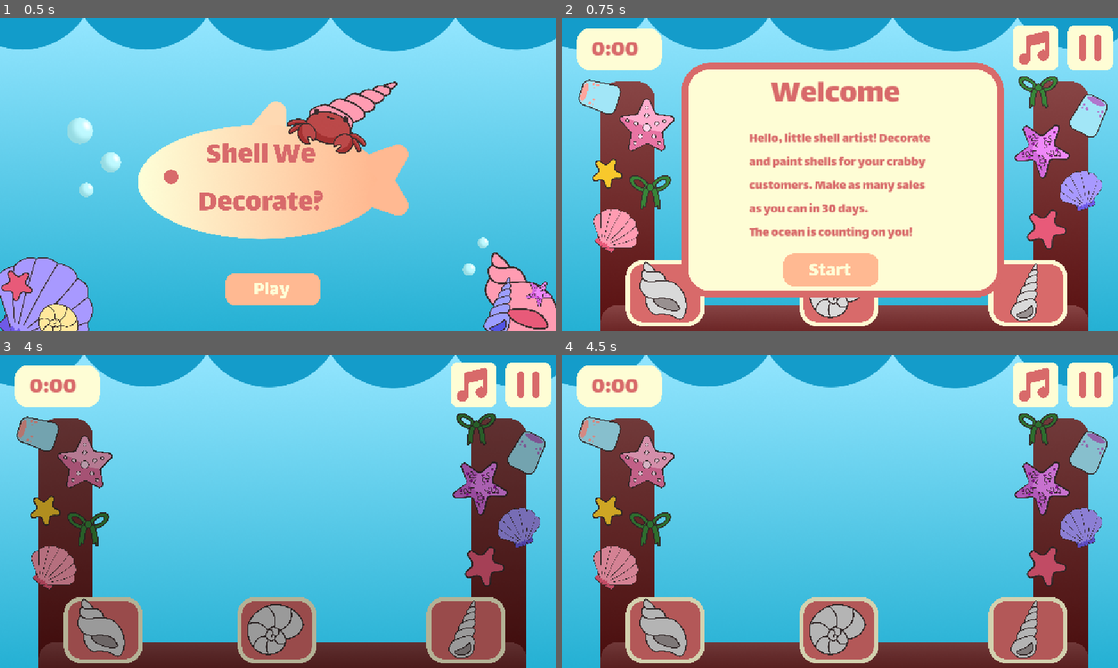
Above: before the commit, frames 1-4 (two rows, left to right).
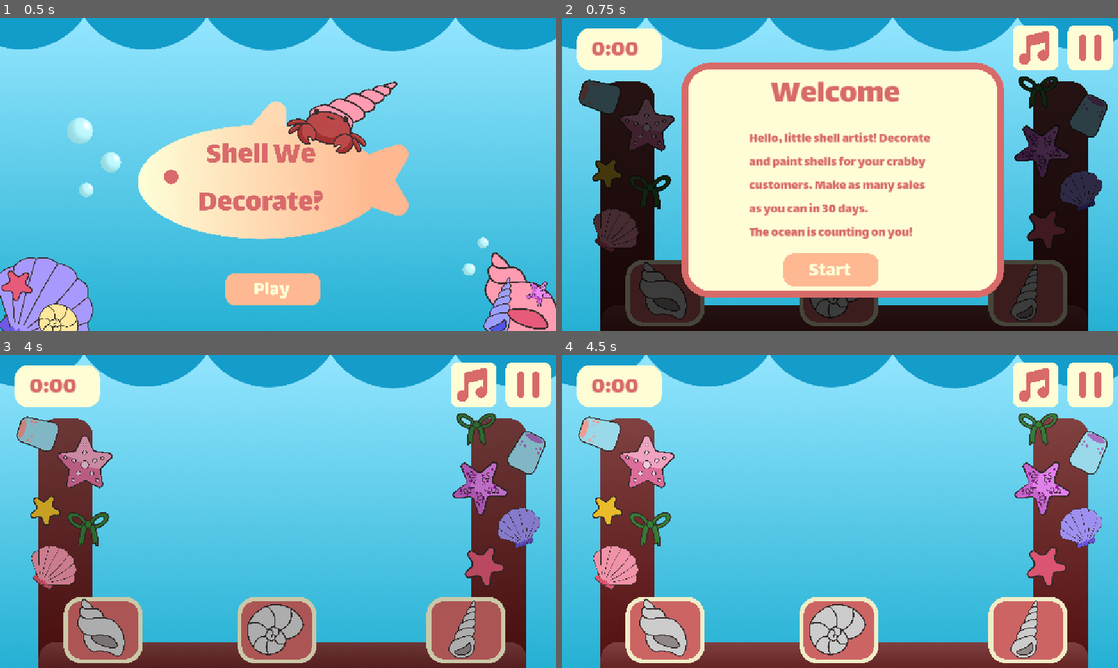
Above: after the commit, the same moments.

Repository: vishyyyyyyyyy/shell-we-decorate
Game: Godot game, scene res://scenes/menu.tscn
Same seed, same stepped clock (60 frames per second), same inputs: the game is played once before the commit and once after it.
Inputs (mouse positions are in pixels of both pictures, inside the frame that each line leads up to):
- Up to frame 1 (0.5 s): no input
- Up to frame 2 (0.75 s): tap Enter at 0.5 s; move the mouse to (834, 287) at 0.52 s; hold Right from 0.53 s (still down); tap Alt at 0.6 s; click (834, 287) at 0.67 s
- Up to frame 3 (4 s): tap Space at 1.25 s; move the mouse to (100, 630) at 1.27 s; release Right at 1.28 s; hold Down 1.28-2.03 s; tap Shift at 1.35, 2.85 s; click (100, 630) at 1.42 s; tap Enter at 2 s; move the mouse to (266, 605) at 2.02 s; hold Right 2.03-2.78 s; tap Alt at 2.1, 3.6 s; click (266, 605) at 2.17 s; move the mouse to (250, 574) at 2.77 s; hold Up 2.78-3.53 s; click (250, 574) at 2.92 s; move the mouse to (444, 558) at 3.52 s; hold Left from 3.53 s (still down); click (444, 558) at 3.67 s
- Up to frame 4 (4.5 s): keep holding Left; move the mouse to (673, 464) at 4.27 s; tap Shift at 4.35 s; click (673, 464) at 4.42 s

Frame 1 is identical in both runs. In frame 2, 25% of the frame differs, in the area x 3-99%, y 18-100%; in frame 3, less than 0.1%; in frame 4, 9.8%.

Commit message:
fix edge case: wrong order request visible

Diff:
--- a/new-game-project/scenes/game.tscn
+++ b/new-game-project/scenes/game.tscn
@@ -296,7 +296,7 @@
 
 [sub_resource type="Animation" id="Animation_pr1ej"]
 resource_name = "fadeinday"
-length = 3.0
+length = 2.5
 tracks/0/type = "value"
 tracks/0/imported = false
 tracks/0/enabled = true
@@ -304,7 +304,7 @@
 tracks/0/interp = 1
 tracks/0/loop_wrap = true
 tracks/0/keys = {
-"times": PackedFloat32Array(0, 3),
+"times": PackedFloat32Array(0, 2.5),
 "transitions": PackedFloat32Array(1, 1),
 "update": 0,
 "values": [Color(0.2757, 0.2757, 0.2757, 1), Color(1, 1, 1, 1)]
@@ -316,7 +316,7 @@
 tracks/1/interp = 1
 tracks/1/loop_wrap = true
 tracks/1/keys = {
-"times": PackedFloat32Array(0, 3),
+"times": PackedFloat32Array(0, 2.5),
 "transitions": PackedFloat32Array(1, 1),
 "update": 0,
 "values": [Color(0.27451, 0.27451, 0.27451, 1), Color(1, 1, 1, 1)]
@@ -328,7 +328,7 @@
 tracks/2/interp = 1
 tracks/2/loop_wrap = true
 tracks/2/keys = {
-"times": PackedFloat32Array(0, 3),
+"times": PackedFloat32Array(0, 2.5),
 "transitions": PackedFloat32Array(1, 1),
 "update": 0,
 "values": [Color(0.27451, 0.27451, 0.27451, 1), Color(1, 1, 1, 1)]
@@ -375,6 +375,7 @@
 [node name="Crab" type="CanvasLayer" parent="."]
 
 [node name="CanvasModulate" type="CanvasModulate" parent="Crab"]
+color = Color(0.2757, 0.2757, 0.2757, 1)
 
 [node name="shell1" type="Sprite2D" parent="Crab"]
 visible = false
@@ -467,6 +468,7 @@
 
 [node name="CanvasModulate" type="CanvasModulate" parent="orderrequest"]
 visible = false
+color = Color(0.27451, 0.27451, 0.27451, 1)
 
 [node name="orderbubble" type="Sprite2D" parent="orderrequest"]
 visible = false
@@ -567,6 +569,7 @@
 [node name="stand" type="CanvasLayer" parent="."]
 
 [node name="CanvasModulate" type="CanvasModulate" parent="stand"]
+color = Color(0.27451, 0.27451, 0.27451, 1)
 
 [node name="stand" type="Sprite2D" parent="stand"]
 position = Vector2(584.969, 410.875)
@@ -1026,7 +1029,7 @@
 theme_override_colors/font_color = Color(0.847059, 0.415686, 0.415686, 1)
 theme_override_fonts/font = ExtResource("29_sgl2t")
 theme_override_font_sizes/font_size = 130
-text = "100"
+text = "150"
 horizontal_alignment = 1
 vertical_alignment = 1
 metadata/_edit_use_anchors_ = true
@@ -1058,7 +1061,7 @@
 theme_override_colors/font_color = Color(0.847059, 0.415686, 0.415686, 1)
 theme_override_fonts/font = ExtResource("29_sgl2t")
 theme_override_font_sizes/font_size = 130
-text = "100"
+text = "150"
 horizontal_alignment = 1
 vertical_alignment = 1
 metadata/_edit_use_anchors_ = true
@@ -1090,7 +1093,7 @@
 theme_override_colors/font_color = Color(0.847059, 0.415686, 0.415686, 1)
 theme_override_fonts/font = ExtResource("29_sgl2t")
 theme_override_font_sizes/font_size = 130
-text = "100"
+text = "150"
 horizontal_alignment = 1
 vertical_alignment = 1
 metadata/_edit_use_anchors_ = true
@@ -1220,7 +1223,7 @@
 theme_override_colors/font_color = Color(0.847059, 0.415686, 0.415686, 1)
 theme_override_fonts/font = ExtResource("29_sgl2t")
 theme_override_font_sizes/font_size = 130
-text = "400"
+text = "500"
 horizontal_alignment = 1
 vertical_alignment = 1
 metadata/_edit_use_anchors_ = true
@@ -1249,7 +1252,6 @@
 text = "0"
 
 [node name="Pearl" type="Sprite2D" parent="end day"]
-visible = false
 position = Vector2(68, 59)
 scale = Vector2(0.137302, 0.137302)
 texture = ExtResource("10_sww3w")
--- a/new-game-project/scenes/menu.tscn
+++ b/new-game-project/scenes/menu.tscn
@@ -19,66 +19,6 @@
 
 [sub_resource type="Animation" id="Animation_7jp70"]
 length = 0.001
-tracks/0/type = "value"
-tracks/0/imported = false
-tracks/0/enabled = true
-tracks/0/path = NodePath("AnimationPlayer/Bubble:position")
-tracks/0/interp = 1
-tracks/0/loop_wrap = true
-tracks/0/keys = {
-"times": PackedFloat32Array(0),
-"transitions": PackedFloat32Array(1),
-"update": 0,
-"values": [Vector2(179, 358)]
-}
-tracks/1/type = "value"
-tracks/1/imported = false
-tracks/1/enabled = true
-tracks/1/path = NodePath("AnimationPlayer/Bubble2:position")
-tracks/1/interp = 1
-tracks/1/loop_wrap = true
-tracks/1/keys = {
-"times": PackedFloat32Array(0),
-"transitions": PackedFloat32Array(1),
-"update": 0,
-"values": [Vector2(226, 300)]
-}
-tracks/2/type = "value"
-tracks/2/imported = false
-tracks/2/enabled = true
-tracks/2/path = NodePath("AnimationPlayer/Bubble3:position")
-tracks/2/interp = 1
-tracks/2/loop_wrap = true
-tracks/2/keys = {
-"times": PackedFloat32Array(0),
-"transitions": PackedFloat32Array(1),
-"update": 0,
-"values": [Vector2(168, 236)]
-}
-tracks/3/type = "value"
-tracks/3/imported = false
-tracks/3/enabled = true
-tracks/3/path = NodePath("AnimationPlayer/Bubble4:position")
-tracks/3/interp = 1
-tracks/3/loop_wrap = true
-tracks/3/keys = {
-"times": PackedFloat32Array(0),
-"transitions": PackedFloat32Array(1),
-"update": 0,
-"values": [Vector2(966.978, 518.031)]
-}
-tracks/4/type = "value"
-tracks/4/imported = false
-tracks/4/enabled = true
-tracks/4/path = NodePath("AnimationPlayer/Bubble5:position")
-tracks/4/interp = 1
-tracks/4/loop_wrap = true
-tracks/4/keys = {
-"times": PackedFloat32Array(0),
-"transitions": PackedFloat32Array(1),
-"update": 0,
-"values": [Vector2(1004, 467)]
-}
 
 [sub_resource type="Animation" id="Animation_i42df"]
 resource_name = "float"
--- a/new-game-project/scripts/game.gd
+++ b/new-game-project/scripts/game.gd
@@ -71,7 +71,7 @@
 		current_hour = new_hour
 		timerlabel.text = "%02d:00" % current_hour
 
-	if current_hour >= 24:
+	if current_hour >= 24 and day_active:
 		end_day()
 
 
@@ -87,9 +87,12 @@
 
 
 func on_crab_finished():
-	$stand/customizepanel/panel/purple.visible=false
-	$stand/customizepanel/panel2/yellow.visible=false
-	$stand/customizepanel/panel3/pink.visible=false
+	current_order["shape"] = ""
+	current_order["color"] = "none"
+
+	selected_shell_id = -1
+	selected_color = "none"
+	hide_customize_colors()
 	for item in purple_shells:
 		item.visible = false
 	for item in yellow_shells:
@@ -107,7 +110,7 @@
 	await get_tree().create_timer(0.8).timeout
 
 	# ONLY spawn another crab if the day is still going
-	if current_hour < 23 and crab_present == false:
+	if day_active:
 		spawn_crab()
 
 
@@ -190,6 +193,7 @@
 
 
 func respawn_crab():
+	hide_order_request()
 	crab_present = false
 	order_completed = true
 
@@ -273,6 +277,7 @@
 
 
 func _on_shell_selected(shell_id):
+
 	$stand/customizepanel/CollisionShape2D.disabled = true
 	$stand/customizepanel/CollisionShape2D2.disabled = true
 	$stand/customizepanel/CollisionShape2D3.disabled = true
@@ -330,7 +335,8 @@
 		purple_shells[i].position = shells[i].position
 		yellow_shells[i].position = shells[i].position
 		pink_shells[i].position = shells[i].position
-	print(selected_shell_id)
+	#print(selected_shell_id)
+
 	# hide prev colors first!!
 	for item in purple_shells:
 		item.visible = false
@@ -352,43 +358,25 @@
 	elif selected_color == "pink":
 		pink_shells[selected_shell_id].visible = true
 
-
-
-
 func check_order() -> void:
 	if selected_shell_id < 0 or selected_shell_id >= shells.size():
 		return
 
+	hide_order_request()
+
 	$stand/customizepanel/CollisionShape2D2.disabled=true
 	$stand/customizepanel/CollisionShape2D.disabled=true
 	$stand/customizepanel/CollisionShape2D3.disabled=true
 
 	var selected_shell_shape = shells[selected_shell_id].name
 	var order_shape = current_order["shape"]
-
-	$orderrequest/ordershell3.visible=false
-	$orderrequest/ordershell2.visible=false
-	$orderrequest/ordershell1.visible=false
-	$orderrequest/ordershell1/purple.visible=false
-	$orderrequest/ordershell1/yellow.visible=false
-	$orderrequest/ordershell1/pink.visible=false
-	$orderrequest/ordershell2/purple.visible=false
-	$orderrequest/ordershell2/yellow.visible=false
-	$orderrequest/ordershell2/pink.visible=false
-	$orderrequest/ordershell3/purple.visible=false
-	$orderrequest/ordershell3/yellow.visible=false
-	$orderrequest/ordershell3/pink.visible=false
-
 	var order_color = current_order["color"]
-
 	var color_match = (order_color == "none" or selected_color == order_color)
 
 	if selected_shell_shape == order_shape and color_match:
 		print("happy")
 		if order_failed:
-			$stand/customizepanel/panel/purple.visible=false
-			$stand/customizepanel/panel2/yellow.visible=false
-			$stand/customizepanel/panel3/pink.visible=false
+			hide_customize_colors()
 			$orderrequest/pearls.visible=true
 			$orderrequest/Pearl.visible=true
 			Global.daily_pearls += 5
@@ -403,15 +391,15 @@
 			face.visible = false
 			Global.daily_pearls += 10
 			$orderrequest/pearls.text = "10"
+		hide_order_request()
 		await get_tree().create_timer(2).timeout
-		$stand/customizepanel/panel/purple.visible=false
-		$stand/customizepanel/panel2/yellow.visible=false
-		$stand/customizepanel/panel3/pink.visible=false
+		hide_customize_colors()
 		$orderrequest/pearls.visible=false
 		$orderrequest/Pearl.visible=false
 		$orderrequest/orderbubble.visible=false
 		Global.daily_shells +=1
 		$AnimationPlayer.play("crableave")
+		hide_order_request()
 		await $AnimationPlayer.animation_finished
 		on_crab_finished()
 
@@ -423,21 +411,71 @@
 		face.visible = true
 		face.texture = sad
 		await get_tree().create_timer(2).timeout
-		$stand/customizepanel/panel/purple.visible=false
-		$stand/customizepanel/panel2/yellow.visible=false
-		$stand/customizepanel/panel3/pink.visible=false
+		hide_customize_colors()
 		reset_ui()
+		hide_all_crab_upgrades()
 		face.visible = false
 		$orderrequest/orderbubble.visible = true
 
-		if order_shape == "shell1":
-			$orderrequest/ordershell1.visible = true
-		elif order_shape == "shell2":
-			$orderrequest/ordershell2.visible = true
-		elif order_shape == "shell3":
-			$orderrequest/ordershell3.visible = true
-
-
-		$stand/customizepanel/CollisionShape2D2.disabled = false
-		$stand/customizepanel/CollisionShape2D.disabled = false
-		$stand/customizepanel/CollisionShape2D3.disabled = false
+	if current_order["shape"] == "shell1" :
+			$orderrequest/ordershell1.visible=true
+			if current_order["color"]== "purple":
+				$orderrequest/ordershell1/purple.visible=true
+			elif current_order["color"]== "yellow":
+				$orderrequest/ordershell1/yellow.visible=true
+			elif current_order["color"] == "pink":
+				$orderrequest/ordershell1/pink.visible=true
+	if current_order["shape"] == "shell2":
+		$orderrequest/ordershell2.visible=true
+		if current_order["color"]== "purple":
+			$orderrequest/ordershell2/purple.visible=true
+		elif current_order["color"]== "yellow":
+			$orderrequest/ordershell2/yellow.visible=true
+		elif current_order["color"] == "pink":
+			$orderrequest/ordershell2/pink.visible=true
+	if current_order["shape"] == "shell3":
+		$orderrequest/ordershell3.visible=true
+		if current_order["color"]== "purple":
+			$orderrequest/ordershell3/purple.visible=true
+		elif current_order["color"]== "yellow":
+			$orderrequest/ordershell3/yellow.visible=true
+		elif current_order["color"] == "pink":
+			$orderrequest/ordershell3/pink.visible=true
+
+	$stand/customizepanel/CollisionShape2D2.disabled = false
+	$stand/customizepanel/CollisionShape2D.disabled = false
+	$stand/customizepanel/CollisionShape2D3.disabled = false
+
+
+func hide_order_request():
+	$orderrequest/ordershell3.visible=false
+	$orderrequest/ordershell2.visible=false
+	$orderrequest/ordershell1.visible=false
+	$orderrequest/ordershell1/purple.visible=false
+	$orderrequest/ordershell1/yellow.visible=false
+	$orderrequest/ordershell1/pink.visible=false
+	$orderrequest/ordershell2/purple.visible=false
+	$orderrequest/ordershell2/yellow.visible=false
+	$orderrequest/ordershell2/pink.visible=false
+	$orderrequest/ordershell3/purple.visible=false
+	$orderrequest/ordershell3/yellow.visible=false
+	$orderrequest/ordershell3/pink.visible=false
+
+func hide_all_crab_upgrades():
+	$Crab/shell1.visible=false
+	$Crab/shell2.visible=false
+	$Crab/shell3.visible=false
+	$Crab/purple1.visible=false
+	$Crab/purple2.visible=false
+	$Crab/purple3.visible=false
+	$Crab/yellow1.visible=false
+	$Crab/yellow2.visible=false
+	$Crab/yellow3.visible=false
+	$Crab/pink1.visible=false
+	$Crab/pink2.visible=false
+	$Crab/pink3.visible=false
+
+func hide_customize_colors():
+	$stand/customizepanel/panel/purple.visible=false
+	$stand/customizepanel/panel2/yellow.visible=false
+	$stand/customizepanel/panel3/pink.visible=false
--- a/new-game-project/scripts/global.gd
+++ b/new-game-project/scripts/global.gd
@@ -9,19 +9,15 @@
 	"bow": false
 }
 
-
-
 var day := 0
 var shells_sold := 0
 var daily_shells :=0
 var pearls_earned := 0
-var daily_pearls :=600
-
-# Called when the node enters the scene tree for the first time.
-func _ready() -> void:
-	pass # Replace with function body.
+var daily_pearls := 0
 
 
-# Called every frame. 'delta' is the elapsed time since the previous frame.
+func _ready() -> void:
+	pass
+
 func _process(delta: float) -> void:
 	pass
